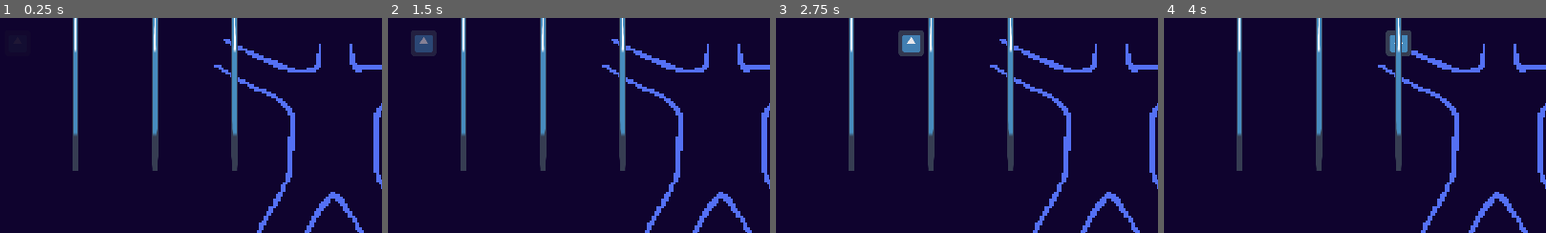
Above: before the commit, frames 1-4 (left to right).
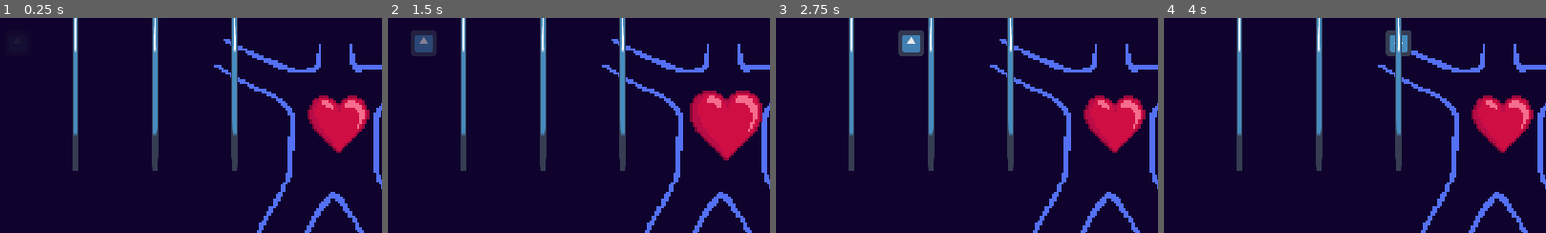
Above: after the commit, the same moments.

Repository: evamb/minijam86
Game: Godot game, scene res://Main.tscn
Same seed, same stepped clock (60 frames per second), same inputs: the game is played once before the commit and once after it. The engine's default icon, where the game draws it, is replaced by a stand-in: a white triangle on a blue panel in a dark square.
Inputs:
- Up to frame 1 (0.25 s): no input
- Up to frame 2 (1.5 s): tap Enter at 0.5 s; tap A (beat_input) at 0.6, 1.35 s
- Up to frame 3 (2.75 s): tap A (beat_input) at 2.1 s
- Up to frame 4 (4 s): tap A (beat_input) at 2.85, 3.6 s
The pictures show only the part of the screen within x 6-56%, y 40-90%; the shares and areas given below are measured in that part.

The runs differ from the first frame. In frame 1, 2.9% of the frame differs, in the area x 80-97%, y 36-63%; in frame 2, 4.3%, in the area x 79-98%, y 33-67%; in frame 3, 2.9%; in frame 4, 2.9%.

Commit message:
heart animation on user input

Diff:
--- a/Main.tscn
+++ b/Main.tscn
@@ -1,7 +1,8 @@
-[gd_scene load_steps=3 format=2]
+[gd_scene load_steps=4 format=2]
 
 [ext_resource path="res://beat_manager/BeatManager.tscn" type="PackedScene" id=1]
 [ext_resource path="res://level/mockup.png" type="Texture" id=2]
+[ext_resource path="res://heart/Heart.tscn" type="PackedScene" id=3]
 
 [node name="Main" type="Node2D"]
 
@@ -10,5 +11,8 @@
 scale = Vector2( 6, 6 )
 texture = ExtResource( 2 )
 
+[node name="Heart" parent="." instance=ExtResource( 3 )]
+position = Vector2( 960, 688 )
+
 [node name="BeatManager" parent="." instance=ExtResource( 1 )]
 position = Vector2( 0, 490 )
--- /dev/null
+++ b/heart/Heart.gd
@@ -0,0 +1,18 @@
+extends Node2D
+
+
+onready var animated_sprite: AnimatedSprite = $AnimatedSprite
+
+
+func _ready() -> void:
+	$AnimatedSprite.connect("animation_finished", self, "_on_animation_finished")
+
+
+func _process(delta: float) -> void:
+	if Input.is_action_just_pressed("beat_input"):
+		$AnimatedSprite.frame = 0
+		$AnimatedSprite.play()
+
+
+func _on_animation_finished() -> void:
+	$AnimatedSprite.stop()
--- /dev/null
+++ b/heart/Heart.tscn
@@ -0,0 +1,32 @@
+[gd_scene load_steps=7 format=2]
+
+[ext_resource path="res://heart/heart.png" type="Texture" id=1]
+[ext_resource path="res://heart/Heart.gd" type="Script" id=2]
+
+[sub_resource type="AtlasTexture" id=1]
+atlas = ExtResource( 1 )
+region = Rect2( 0, 0, 32, 32 )
+
+[sub_resource type="AtlasTexture" id=2]
+atlas = ExtResource( 1 )
+region = Rect2( 32, 0, 32, 32 )
+
+[sub_resource type="AtlasTexture" id=3]
+atlas = ExtResource( 1 )
+region = Rect2( 64, 0, 32, 32 )
+
+[sub_resource type="SpriteFrames" id=4]
+animations = [ {
+"frames": [ SubResource( 1 ), SubResource( 2 ), SubResource( 3 ) ],
+"loop": true,
+"name": "pulse",
+"speed": 20.0
+} ]
+
+[node name="Heart" type="Node2D"]
+script = ExtResource( 2 )
+
+[node name="AnimatedSprite" type="AnimatedSprite" parent="."]
+scale = Vector2( 6, 6 )
+frames = SubResource( 4 )
+animation = "pulse"
--- a/project.godot
+++ b/project.godot
@@ -32,6 +32,29 @@
 window/dpi/allow_hidpi=true
 window/stretch/mode="2d"
 window/stretch/aspect="keep"
+
+[importer_defaults]
+
+texture={
+"compress/bptc_ldr": 0,
+"compress/hdr_mode": 0,
+"compress/lossy_quality": 0.7,
+"compress/mode": 0,
+"compress/normal_map": 0,
+"detect_3d": false,
+"flags/anisotropic": false,
+"flags/filter": false,
+"flags/mipmaps": false,
+"flags/repeat": 0,
+"flags/srgb": 2,
+"process/HDR_as_SRGB": false,
+"process/fix_alpha_border": true,
+"process/invert_color": false,
+"process/premult_alpha": false,
+"size_limit": 0,
+"stream": false,
+"svg/scale": 1.0
+}
 
 [input]
 
Binary file changed: assets_raw/heart.aseprite
Not shown, added: heart/heart.png.import
Binary file added: heart/heart_empty.png
Not shown, added: heart/heart_empty.png.import
